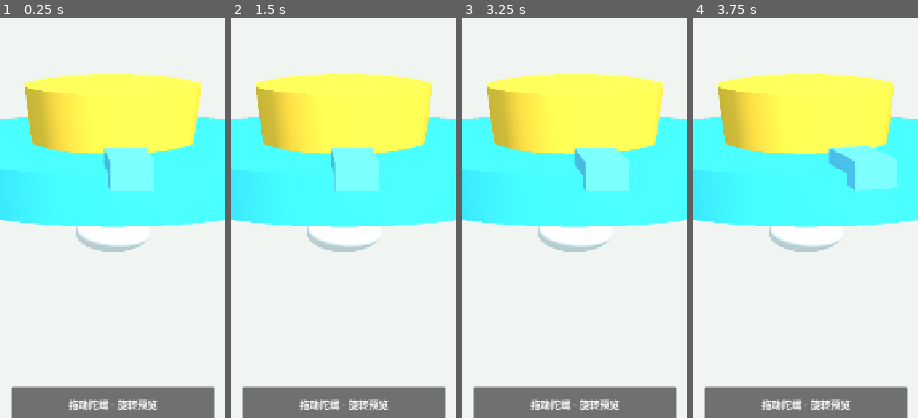
Above: before the commit, frames 1-4 (left to right).
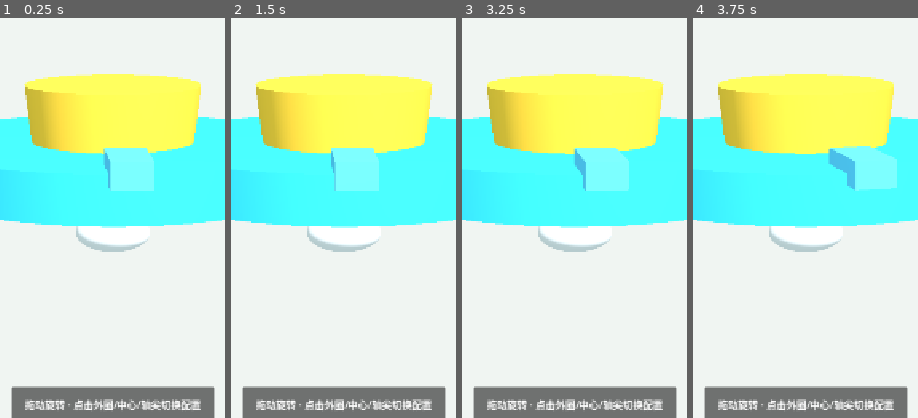
Above: after the commit, the same moments.

Repository: SusamMinami/Beyblade
Game: Godot game, scene res://scenes/assembly/AssemblyScreen.tscn
The game is run twice, just before and just after one commit, with the same random seed, the same clock (stepped at 60 frames per second) and the same inputs.
Inputs:
- Up to frame 1 (0.25 s): no input
- Up to frame 2 (1.5 s): click "定制" at 0.5 s; click "返回" at 1.25 s
- Up to frame 3 (3.25 s): click "测试" at 2 s; click "返回设计" at 2.75 s
- Up to frame 4 (3.75 s): click "平衡外圈" at 3.5 s
The pictures show only the part of the screen within x 25-75%, y 31-81%; the shares and areas given below are measured in that part.

The runs differ from the first frame. In frame 1, 1.5% of the frame differs, in the area x 11-90%, y 95-98%; in frame 2, 1.5%; in frame 3, 1.5%; in frame 4, 1.5%.

Commit message:
fix: enable direct assembly preview interaction

Diff:
--- a/scenes/assembly/AssemblyScreen.tscn
+++ b/scenes/assembly/AssemblyScreen.tscn
@@ -72,7 +72,7 @@
 anchor_bottom = 1.0
 grow_horizontal = 2
 grow_vertical = 2
-mouse_filter = 1
+mouse_filter = 2
 stretch = true
 
 [node name="PreviewViewport" type="SubViewport" parent="PreviewPanel"]
@@ -154,6 +154,14 @@
 mesh = SubResource("SphereMesh_preview_tip")
 surface_material_override/0 = SubResource("StandardMaterial3D_tip")
 
+[node name="InteractionLayer" type="Control" parent="."]
+layout_mode = 1
+anchors_preset = 15
+anchor_right = 1.0
+anchor_bottom = 1.0
+grow_horizontal = 2
+grow_vertical = 2
+
 [node name="Overlay" type="Control" parent="."]
 layout_mode = 1
 anchors_preset = 15
@@ -161,7 +169,7 @@
 anchor_bottom = 1.0
 grow_horizontal = 2
 grow_vertical = 2
-mouse_filter = 1
+mouse_filter = 2
 
 [node name="TopCard" type="PanelContainer" parent="Overlay"]
 layout_mode = 1
@@ -256,7 +264,7 @@
 
 [node name="HintLabel" type="Label" parent="Overlay/HintPill"]
 layout_mode = 2
-text = "拖动陀螺 · 旋转预览"
+text = "拖动旋转 · 点击外圈/中心/轴尖切换配置"
 horizontal_alignment = 1
 vertical_alignment = 1
 
@@ -387,7 +395,7 @@
 size_flags_horizontal = 3
 text = "导出成品图 / 选择地图"
 
-[connection signal="gui_input" from="PreviewPanel" to="." method="_on_preview_panel_gui_input"]
+[connection signal="gui_input" from="InteractionLayer" to="." method="_on_preview_panel_gui_input"]
 [connection signal="pressed" from="Overlay/RightActionBar/CustomizeButton" to="." method="_on_customize_button_pressed"]
 [connection signal="pressed" from="Overlay/RightActionBar/TestButton" to="." method="_on_test_button_pressed"]
 [connection signal="item_selected" from="Overlay/BottomDock/BottomColumn/PartCards/RingCard/RingColumn/RingOptions" to="." method="_on_option_changed"]
--- a/scripts/assembly/assembly_screen.gd
+++ b/scripts/assembly/assembly_screen.gd
@@ -13,6 +13,7 @@
 
 var preview_dragging := false
 var last_drag_position := Vector2.ZERO
+var drag_distance := 0.0
 
 func _ready() -> void:
 	_position_preview_camera()
@@ -174,17 +175,42 @@
 
 func _on_preview_panel_gui_input(event: InputEvent) -> void:
 	if event is InputEventMouseButton:
-		preview_dragging = event.pressed
-		last_drag_position = event.position
+		if event.pressed:
+			preview_dragging = true
+			last_drag_position = event.position
+			drag_distance = 0.0
+		else:
+			preview_dragging = false
+			if drag_distance < 8.0:
+				_select_part_from_screen_position(event.position)
 	elif event is InputEventMouseMotion and preview_dragging:
+		drag_distance += event.relative.length()
 		_rotate_preview(event.relative)
 	elif event is InputEventScreenTouch:
-		preview_dragging = event.pressed
-		last_drag_position = event.position
+		if event.pressed:
+			preview_dragging = true
+			last_drag_position = event.position
+			drag_distance = 0.0
+		else:
+			preview_dragging = false
+			if drag_distance < 8.0:
+				_select_part_from_screen_position(event.position)
 	elif event is InputEventScreenDrag:
+		drag_distance += event.relative.length()
 		_rotate_preview(event.relative)
 
 
 func _rotate_preview(delta: Vector2) -> void:
 	model_root.rotation_degrees.y += delta.x * 0.45
 	model_root.rotation_degrees.x = clampf(model_root.rotation_degrees.x + delta.y * 0.25, -18.0, 18.0)
+
+
+func _select_part_from_screen_position(position: Vector2) -> void:
+	var screen_size := get_viewport_rect().size
+	var normalized_y := position.y / maxf(screen_size.y, 1.0)
+	if normalized_y < 0.44:
+		_select_next(ring_options)
+	elif normalized_y < 0.56:
+		_select_next(weight_options)
+	else:
+		_select_next(tip_options)
